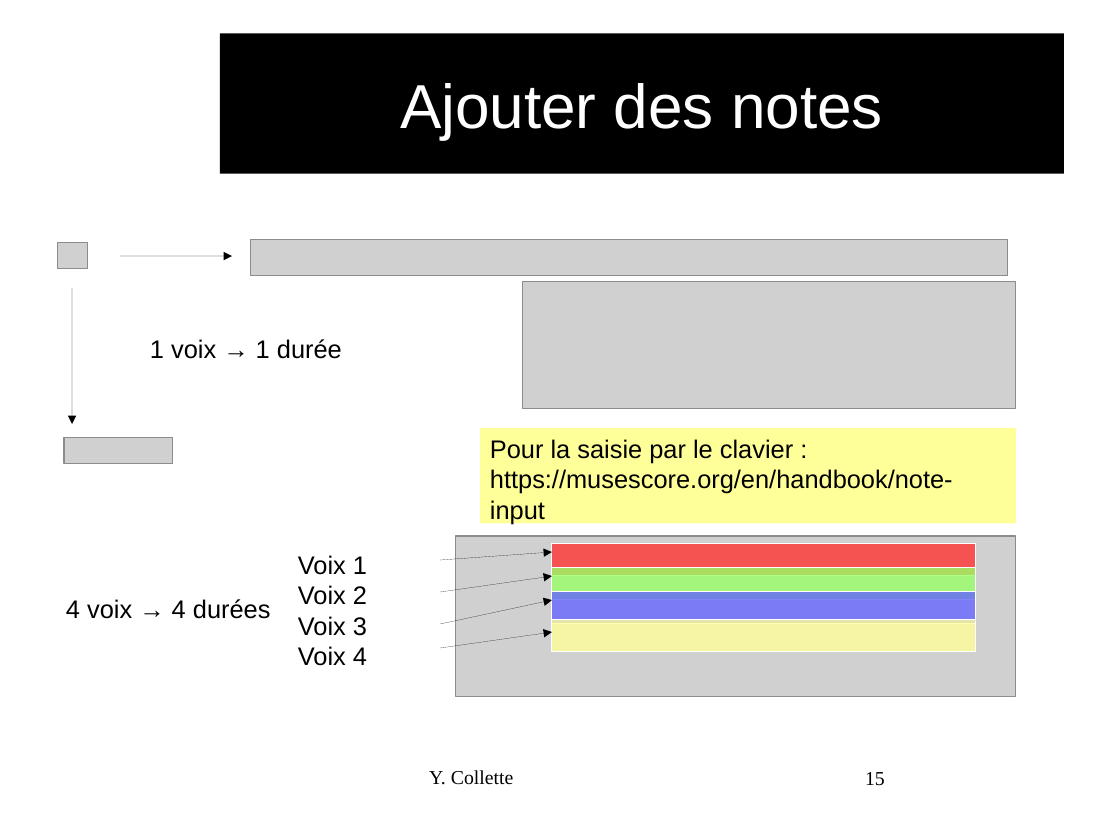
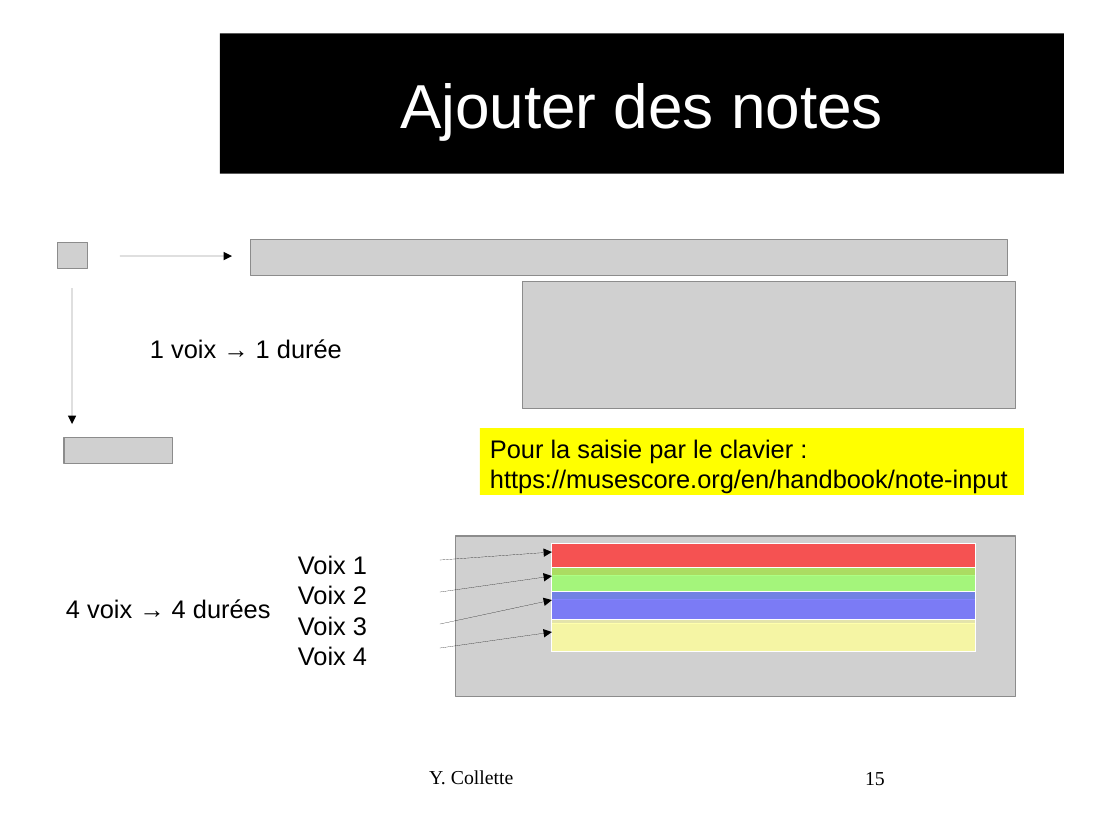
Before and after one commit to audinux/audinux.github.io, a slide deck: slide 15 of workshop/audio/MuseScore.odp. Drawn at 1120x840 pixels with LibreOffice and Linux fonts; fonts in the diff are those of the drawing; grey boxes stand for pictures; background and template pictures are left out. Boxes give left, top, right and bottom in pixels: in the first picture for what was removed or moved away, otherwise in the second. Text is boxed around its words. In the diff, an @@ line names an element or a change of style, - is before the commit and + after.

```diff
--- a/workshop/audio/MuseScore.odp
+++ b/workshop/audio/MuseScore.odp
@@ rectangle "Pour la saisie par le ..." resized from (x1=480, y1=428, x2=1016, y2=523) to (x1=480, y1=428, x2=1023, y2=495) @@
@@ rectangle "Pour la saisie par le ..." at (x1=480, y1=428, x2=1023, y2=495): fill #FFFF99 to #FFFF00 @@
```
Also in this commit, not shown: 9 other slides changed, 24 other files.
